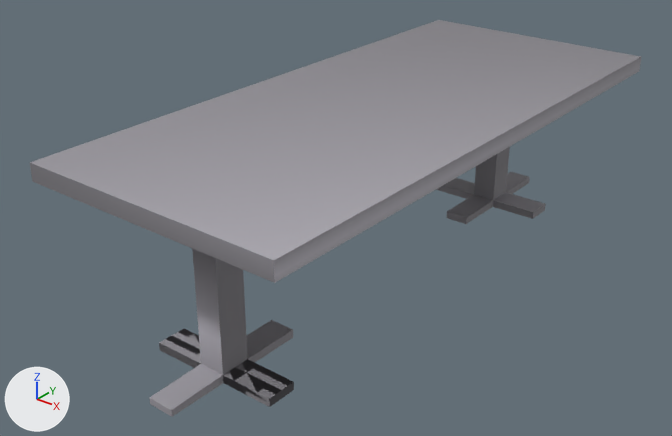
What one commit did to the FBX model GameProject/Game/Assets/table.fbx.
Both versions are drawn from a camera (50 mm lens) standing at (4.87, -6.87, 4.09) and looking at (-0.33, -0.36, 0.05). Arrows for +X, +Y and +Z are at lower left; the lights stay in place. Where no turn or scale is listed for an object, it has been applied to the vertices.

The scene before the commit, as lines of its bpy script (objects in view):
```python
ob_cube_001 = bpy.data.objects.new('Cube.001', me_cube_001)
ob_cube_001.location = (-0.056, 0.0, 1.144)
ob_cube_001.scale = (1.32, 2.99, 0.0832)
ob_cube_002 = bpy.data.objects.new('Cube.002', me_cube_002)
ob_cube_002.location = (-0.056, 0.0, 1.144)
ob_cube_002.scale = (1.32, 2.99, 0.0832)
ob_cube_003 = bpy.data.objects.new('Cube.003', me_cube_003)
ob_cube_003.location = (-0.056, 0.0, 1.144)
ob_cube_003.scale = (1.32, 2.99, 0.0832)
ob_cube_004 = bpy.data.objects.new('Cube.004', me_cube_004)
ob_cube_004.location = (-0.056, 0.0, 1.144)
ob_cube_004.scale = (1.32, 2.99, 0.0832)
ob_cube_005 = bpy.data.objects.new('Cube.005', me_cube_005)
ob_cube_005.location = (-0.056, 0.0, 1.144)
ob_cube_005.scale = (1.32, 2.99, 0.0832)
ob_cube_006 = bpy.data.objects.new('Cube.006', me_cube_006)
ob_cube_006.location = (-0.056, 0.0, 1.144)
ob_cube_007 = bpy.data.objects.new('Cube.007', me_cube_007)
ob_cube_007.location = (-0.056, 0.0, 1.144)
ob_cube_008 = bpy.data.objects.new('Cube.008', me_cube_008)
ob_cube_008.location = (-0.056, 0.0, 1.144)
ob_cube_008.scale = (1.32, 2.99, 0.0832)
```
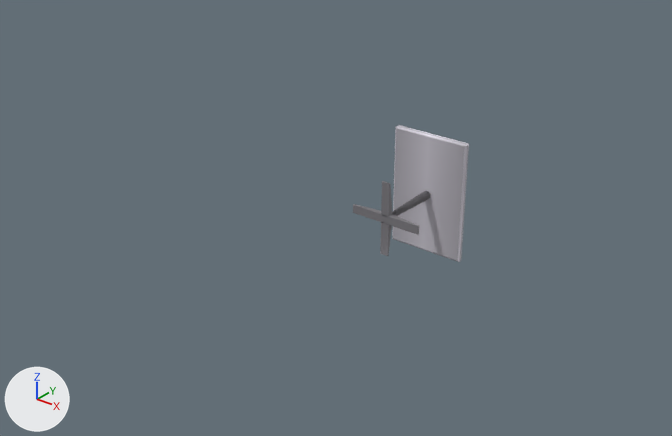
Changed parts and their boxes (x1, y1, x2, y2) in the pictures (672 x 436 px):
'Cube.001', no longer drawn: before (30, 20, 641, 283)
'Cube.008', reshaped, moved, rescaled (46% narrower, 42% taller): before (149, 320, 293, 416); after (392, 125, 469, 262)
'Cube.005', reshaped, moved, rescaled: before (192, 249, 248, 375); after (380, 181, 392, 256)
'Cube.006', deleted: before (159, 343, 294, 407)
'Cube.004', reshaped, moved, rescaled (39% narrower, 24% shorter): before (437, 178, 546, 219); after (353, 204, 419, 235)
'Cube.003', reshaped, moved, rescaled: before (446, 172, 530, 224); after (392, 191, 431, 216)
'Cube.002', reshaped, moved, rescaled (not visible afterwards): before (474, 147, 510, 200)
'Cube.007', deleted: before (159, 329, 201, 363)
part 1 of me_cube_004, added: after (353, 204, 419, 235)
part 2 of me_cube_004, deleted: before (437, 178, 546, 219)
part 5 of me_cube_003, added: after (392, 191, 431, 216)
part 6 of me_cube_003, deleted: before (446, 172, 530, 224)
part 8 of me_cube_008, added: after (392, 125, 469, 262)
part 9 of me_cube_008, deleted: before (149, 320, 293, 416)

The change, as a diff of the scene's bpy script:
```diff
--- a/GameProject/Game/Assets/table.fbx.py
+++ b/GameProject/Game/Assets/table.fbx.py
@@ me_cube_001 @@
 # used by ob_cube_001; location = (-0.056, 0.0, 1.144); scale = (1.32, 2.99, 0.0832)
-me_cube_001.from_pydata(...)  # 24 vertices, 12 faces; spans x -1.0..1.0, y -1.0..1.0, z -1.0..1.0
-me_cube_001.materials.append(mat_material)  # picture img_table_png
+me_cube_001.from_pydata(...)  # 0 vertices, 0 faces; spans empty
+# me_cube_001 part 3: the whole mesh is rebuilt
@@ me_cube_002 @@
 # used by ob_cube_002; location = (-0.056, 0.0, 1.144); scale = (1.32, 2.99, 0.0832)
-me_cube_002.from_pydata(...)  # 8 vertices, 4 faces; spans x -0.1..0.1, y 0.7..0.8, z -20.0..-1.0
-me_cube_002.materials.append(mat_material)  # picture img_table_png
+me_cube_002.from_pydata(...)  # 16 vertices, 8 faces; spans x 0.0, y 0.1..0.8, z 0.0
+# me_cube_002 part 7: 8 vertices removed from x -0.1..0.1, y 0.7..0.8, z -20.0..-1.0; 16 vertices added at x 0.0, y 0.1..0.8, z 0.0
@@ me_cube_003 @@
 # used by ob_cube_003; location = (-0.056, 0.0, 1.144); scale = (1.32, 2.99, 0.0832)
-me_cube_003.from_pydata(...)  # 18 vertices, 11 faces; spans x -0.1..0.1, y 0.5..1.0, z -21.0..-20.0
-me_cube_003.materials.append(mat_material)  # picture img_table_png
+me_cube_003.from_pydata(...)  # 20 vertices, 16 faces; spans x -0.045..0.045, y 0.083..0.795, z -0.045..0.045
+# me_cube_003 part 5: 20 vertices added at x -0.045..0.045, y 0.083..0.795, z -0.045..0.045
+# me_cube_003 part 6: 18 vertices removed from x -0.1..0.1, y 0.5..1.0, z -21.0..-20.0
+me_cube_003.materials.append(mat_material_002)  # picture img_chair_png
@@ me_cube_008 @@
 # used by ob_cube_008; location = (-0.056, 0.0, 1.144); scale = (1.32, 2.99, 0.0832)
-me_cube_008.from_pydata(...)  # 16 vertices, 10 faces; spans x -0.1..0.1, y -0.994..-0.5, z -21.0..-20.0
+me_cube_008.from_pydata(...)  # 32 vertices, 26 faces; spans x -0.441..0.441, y 0.764..0.827, z -0.675..0.675
+# me_cube_008 part 8: 32 vertices added at x -0.441..0.441, y 0.764..0.827, z -0.675..0.675
+# me_cube_008 part 9: 16 vertices removed from x -0.1..0.1, y -0.994..-0.5, z -21.0..-20.0
 me_cube_008.materials.append(mat_material)
@@ me_cube_005 @@
 # used by ob_cube_005; location = (-0.056, 0.0, 1.144); scale = (1.32, 2.99, 0.0832)
-me_cube_005.from_pydata(...)  # 8 vertices, 4 faces; spans x -0.1..0.1, y -0.8..-0.7, z -20.0..-1.0
-me_cube_005.materials.append(mat_material)  # picture img_table_png
+me_cube_005.from_pydata(...)  # 24 vertices, 16 faces; spans x 0.0, y 0.0..0.1, z -0.4..0.4
+# me_cube_005 part 4: 8 vertices removed from x -0.1..0.1, y -0.8..-0.7, z -20.0..-1.0; 24 vertices added at x 0.0, y 0.0..0.1, z -0.4..0.4
+me_cube_005.materials.append(mat_material_002)  # picture img_chair_png
@@ me_cube_004 @@
 # used by ob_cube_004; location = (-0.056, 0.0, 1.144); scale = (1.32, 2.99, 0.0832)
-me_cube_004.from_pydata(...)  # 16 vertices, 10 faces; spans x -0.5..0.5, y 0.7..0.8, z -21.0..-20.0
-me_cube_004.materials.append(mat_material)  # picture img_table_png
+me_cube_004.from_pydata(...)  # 24 vertices, 17 faces; spans x -0.403..0.403, y 0.004..0.084, z -0.046..0.046
+# me_cube_004 part 1: 24 vertices added at x -0.403..0.403, y 0.004..0.084, z -0.046..0.046
+# me_cube_004 part 2: 16 vertices removed from x -0.5..0.5, y 0.7..0.8, z -21.0..-20.0
+me_cube_004.materials.append(mat_material_002)  # picture img_chair_png
@@ ob_cube_001 @@
 ob_cube_001 = bpy.data.objects.new('Cube.001', me_cube_001)
-ob_cube_001.location = (-0.056, 0.0, 1.144)
-ob_cube_001.scale = (1.32, 2.99, 0.0832)
+ob_cube_001.location = (0.0, 0.0, 0.0)
@@ ob_cube_002 @@
 ob_cube_002 = bpy.data.objects.new('Cube.002', me_cube_002)
-ob_cube_002.location = (-0.056, 0.0, 1.144)
-ob_cube_002.scale = (1.32, 2.99, 0.0832)
+ob_cube_002.location = (0.0, 0.0, 0.0)
@@ ob_cube_007 @@
-ob_cube_007 = bpy.data.objects.new('Cube.007', me_cube_007)
@@ ob_cube_003 @@
 ob_cube_003 = bpy.data.objects.new('Cube.003', me_cube_003)
-ob_cube_003.location = (-0.056, 0.0, 1.144)
-ob_cube_003.scale = (1.32, 2.99, 0.0832)
+ob_cube_003.location = (0.0, 0.0, 0.0)
@@ ob_cube_008 @@
 ob_cube_008 = bpy.data.objects.new('Cube.008', me_cube_008)
-ob_cube_008.location = (-0.056, 0.0, 1.144)
-ob_cube_008.scale = (1.32, 2.99, 0.0832)
+ob_cube_008.location = (0.0, 0.0, 0.0)
@@ ob_cube_005 @@
 ob_cube_005 = bpy.data.objects.new('Cube.005', me_cube_005)
-ob_cube_005.location = (-0.056, 0.0, 1.144)
-ob_cube_005.scale = (1.32, 2.99, 0.0832)
+ob_cube_005.location = (0.0, 0.0, 0.0)
@@ ob_cube_004 @@
 ob_cube_004 = bpy.data.objects.new('Cube.004', me_cube_004)
-ob_cube_004.location = (-0.056, 0.0, 1.144)
-ob_cube_004.scale = (1.32, 2.99, 0.0832)
+ob_cube_004.location = (0.0, 0.0, 0.0)
@@ ob_cube_006 @@
-ob_cube_006 = bpy.data.objects.new('Cube.006', me_cube_006)
```
